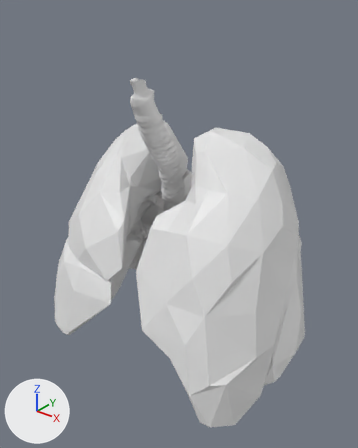
Renders of the glTF model apps/web/public/models/respiratory.glb from each side of a commit.
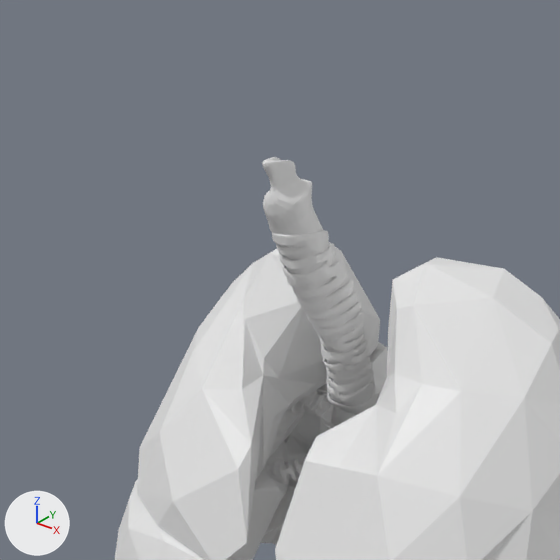
There are two pictures of each version: one whole from a 50 mm camera at (0.2679, -0.3309, 0.7253) aimed at (0.0104, -0.009, 0.5257), one close up on the part from 0% to 77% of the width and 0% to 62% of the height. Every picture has the same lights, and +X, +Y and +Z are marked at lower left. The older version's two pictures come first. Where no turn or scale is listed for an object, it has been applied to the vertices.

The scene before the commit, as lines of its bpy script (objects in view):
```python
me_airways = bpy.data.meshes.new('airways')
me_airways.from_pydata(...)  # 31440 vertices, 59902 faces; spans x -0.11..0.11, y -0.064..0.064, z -0.085..0.085
me_airways_001 = bpy.data.meshes.new('airways.001')
me_airways_001.from_pydata(...)  # 4260 vertices, 8413 faces; spans x -0.0159..0.0159, y -0.0336..0.0336, z -0.063..0.063
me_lungs = bpy.data.meshes.new('lungs')
me_lungs.from_pydata(...)  # 602 vertices, 1176 faces; spans x -0.129..0.129, y -0.094..0.094, z -0.114..0.114
ob_airways = bpy.data.objects.new('airways', me_airways)
ob_airways.location = (0.0072, 0.0122, 0.5069)
ob_airways_001 = bpy.data.objects.new('airways.001', me_airways_001)
ob_airways_001.location = (-0.0034, -0.0206, 0.5971)
ob_lungs = bpy.data.objects.new('lungs', me_lungs)
ob_lungs.location = (0.0044, -0.0032, 0.4998)
```
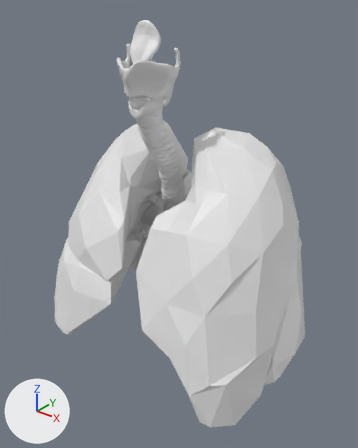
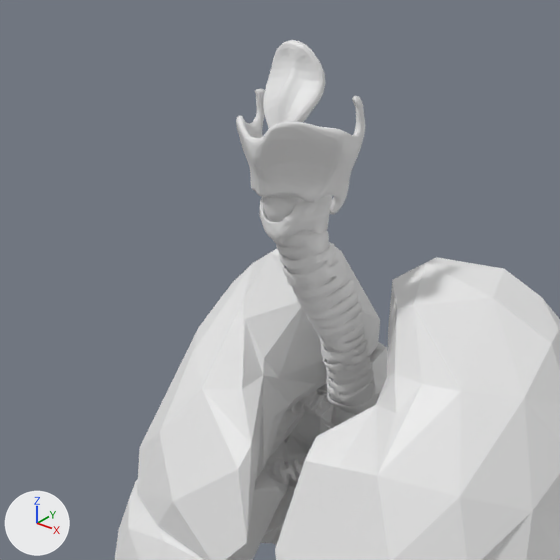
Boxes [x1, y1, x2, y2] around the edits, measured in the close-ups (560 x 560 px):
```json
{"object": "airways.002", "change": "added", "after": [236, 40, 365, 244]}
```

Scene script edits in JSON lines:
```json
{"op": "add", "block": "me_airways_002", "code": ["me_airways_002 = bpy.data.meshes.new('airways.002')", "me_airways_002.from_pydata(...)  # 3012 vertices, 6000 faces; spans x -0.0269..0.0269, y -0.0193..0.0193, z -0.0363..0.0363"]}
{"op": "add", "block": "ob_airways_002", "code": ["ob_airways_002 = bpy.data.objects.new('airways.002', me_airways_002)", "ob_airways_002.location = (-0.0016, -0.041, 0.6639)"]}
```
